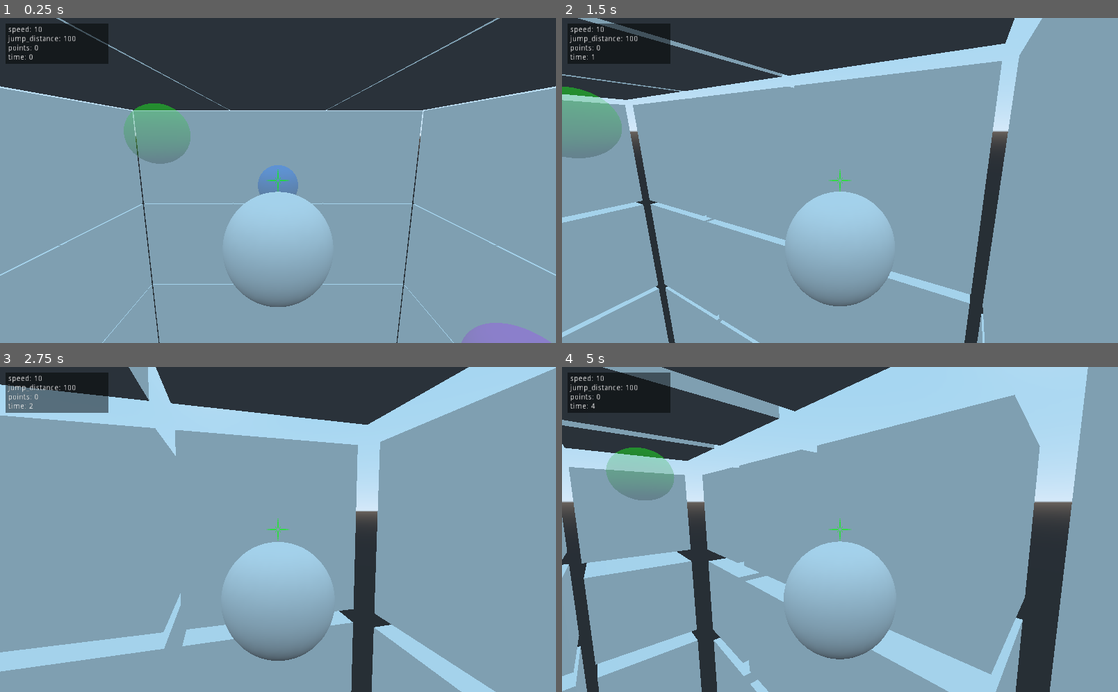
Above: before the commit, frames 1-4 (two rows, left to right).
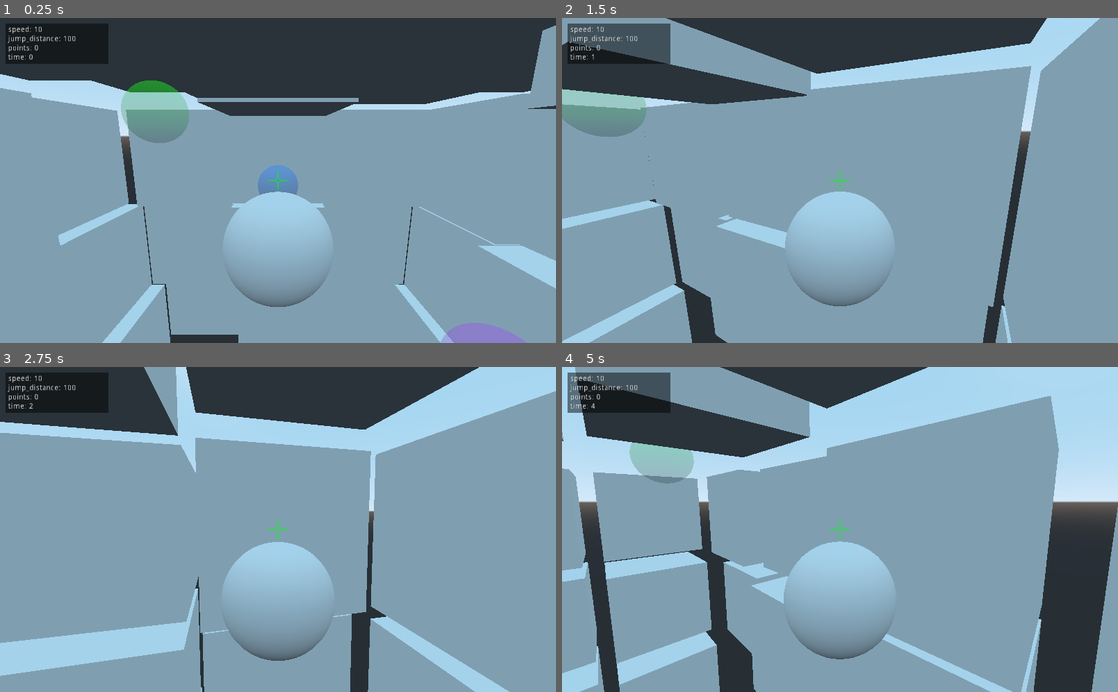
Above: after the commit, the same moments.

Repository: winston-yallow/leaps_and_bounds
Game: Godot game, scene res://levels/00_TestLevel.tscn
Two runs of this game, one before a commit and one after it. Both use one fixed random seed, a clock stepped at 60 frames per second and the inputs below.
Inputs (mouse positions are in pixels of both pictures, inside the frame that each line leads up to):
- Up to frame 1 (0.25 s): no input
- Up to frame 2 (1.5 s): move the mouse to (867, 180) at 0.52 s; click (867, 180) at 0.77 s; move the mouse to (812, 180) at 1.27 s
- Up to frame 3 (2.75 s): click (250, 529) at 1.52 s; move the mouse to (289, 523) at 2.02 s
- Up to frame 4 (5 s): move the mouse to (834, 536) at 2.77 s; click (834, 536) at 3.02 s; move the mouse to (878, 532) at 3.52 s; click (878, 532) at 3.77 s; move the mouse to (795, 526) at 4.27 s; click (795, 526) at 4.52 s

The runs differ from the first frame. In frame 1, 8.8% of the frame differs, in the area x 0-100%, y 0-100%; in frame 2, 17%; in frame 3, 13%; in frame 4, 30%.

Commit message:
Randomize cube positions

Diff:
--- a/game/levels/00_TestLevel.tscn
+++ b/game/levels/00_TestLevel.tscn
@@ -14,85 +14,85 @@
 [node name="Cubes" type="Spatial" parent="."]
 
 [node name="FloatingCube7" parent="Cubes" instance=ExtResource( 1 )]
-transform = Transform( 1, 0, 0, 0, 1, 0, 0, 0, 1, -2, 4, -2 )
+transform = Transform( 1, 0, 0, 0, 1, 0, 0, 0, 1, -2, 4.34655, -2 )
 
 [node name="IncreaseSpeed" parent="Cubes/FloatingCube7" instance=ExtResource( 3 )]
 transform = Transform( 1, 0, 0, 0, 1, 0, 0, 0, 1, 0, -1.5, 0 )
 
 [node name="FloatingCube6" parent="Cubes" instance=ExtResource( 1 )]
-transform = Transform( 1, 0, 0, 0, 1, 0, 0, 0, 1, 0, 4, -2 )
+transform = Transform( 1, 0, 0, 0, 1, 0, 0, 0, 1, 0, 3.88523, -2 )
 
 [node name="FloatingCube5" parent="Cubes" instance=ExtResource( 1 )]
-transform = Transform( 1, 0, 0, 0, 1, 0, 0, 0, 1, 2, 4, -2 )
+transform = Transform( 1, 0, 0, 0, 1, 0, 0, 0, 1, 2, 4.11178, -2 )
 
 [node name="FloatingCube15" parent="Cubes" instance=ExtResource( 1 )]
-transform = Transform( 1, 0, 0, 0, 1, 0, 0, 0, 1, -2, 4, 0 )
+transform = Transform( 1, 0, 0, 0, 1, 0, 0, 0, 1, -2, 4.13121, 0 )
 
 [node name="FloatingCube14" parent="Cubes" instance=ExtResource( 1 )]
-transform = Transform( 1, 0, 0, 0, 1, 0, 0, 0, 1, 0, 4, 0 )
+transform = Transform( 1, 0, 0, 0, 1, 0, 0, 0, 1, 0, 3.93129, 0 )
 
 [node name="FloatingCube13" parent="Cubes" instance=ExtResource( 1 )]
 transform = Transform( 1, 0, 0, 0, 1, 0, 0, 0, 1, 2, 4, 0 )
 
 [node name="FloatingCube11" parent="Cubes" instance=ExtResource( 1 )]
-transform = Transform( 1, 0, 0, 0, 1, 0, 0, 0, 1, -2, 4, 2 )
+transform = Transform( 1, 0, 0, 0, 1, 0, 0, 0, 1, -2, 4.28126, 2 )
 
 [node name="FloatingCube10" parent="Cubes" instance=ExtResource( 1 )]
-transform = Transform( 1, 0, 0, 0, 1, 0, 0, 0, 1, 0, 4, 2 )
+transform = Transform( 1, 0, 0, 0, 1, 0, 0, 0, 1, 0, 3.86287, 2 )
 
 [node name="FloatingCube9" parent="Cubes" instance=ExtResource( 1 )]
-transform = Transform( 1, 0, 0, 0, 1, 0, 0, 0, 1, 2, 4, 2 )
+transform = Transform( 1, 0, 0, 0, 1, 0, 0, 0, 1, 2, 3.58241, 2 )
 
 [node name="FloatingCube8" parent="Cubes" instance=ExtResource( 1 )]
-transform = Transform( 1, 0, 0, 0, 1, 0, 0, 0, 1, -2, -4, -2 )
+transform = Transform( 1, 0, 0, 0, 1, 0, 0, 0, 1, -2, -4.14197, -2 )
 
 [node name="FloatingCube12" parent="Cubes" instance=ExtResource( 1 )]
 transform = Transform( 1, 0, 0, 0, 1, 0, 0, 0, 1, 0, -4, -2 )
 
 [node name="FloatingCube16" parent="Cubes" instance=ExtResource( 1 )]
-transform = Transform( 1, 0, 0, 0, 1, 0, 0, 0, 1, 2, -4, -2 )
+transform = Transform( 1, 0, 0, 0, 1, 0, 0, 0, 1, 2, -4.22562, -2 )
 
 [node name="FloatingCube17" parent="Cubes" instance=ExtResource( 1 )]
-transform = Transform( 1, 0, 0, 0, 1, 0, 0, 0, 1, -2, -4, 0 )
+transform = Transform( 1, 0, 0, 0, 1, 0, 0, 0, 1, -2, -4.39877, 0 )
 
 [node name="FloatingCube18" parent="Cubes" instance=ExtResource( 1 )]
-transform = Transform( 1, 0, 0, 0, 1, 0, 0, 0, 1, 0, -4, 0 )
+transform = Transform( 1, 0, 0, 0, 1, 0, 0, 0, 1, 0, -4.48877, 0 )
 
 [node name="FloatingCube19" parent="Cubes" instance=ExtResource( 1 )]
 transform = Transform( 1, 0, 0, 0, 1, 0, 0, 0, 1, 2, -4, 0 )
 
 [node name="FloatingCube20" parent="Cubes" instance=ExtResource( 1 )]
-transform = Transform( 1, 0, 0, 0, 1, 0, 0, 0, 1, -2, -4, 2 )
+transform = Transform( 1, 0, 0, 0, 1, 0, 0, 0, 1, -2, -3.69926, 2 )
 
 [node name="FloatingCube21" parent="Cubes" instance=ExtResource( 1 )]
 transform = Transform( 1, 0, 0, 0, 1, 0, 0, 0, 1, 0, -4, 2 )
 
 [node name="FloatingCube22" parent="Cubes" instance=ExtResource( 1 )]
-transform = Transform( 1, 0, 0, 0, 1, 0, 0, 0, 1, 2, -4, 2 )
+transform = Transform( 1, 0, 0, 0, 1, 0, 0, 0, 1, 2, -4.25719, 2 )
 
 [node name="IncreaseSpeed" parent="Cubes/FloatingCube22" instance=ExtResource( 3 )]
 transform = Transform( 1, 0, 0, 0, 1, 0, 0, 0, 1, 0, 1.5, 0 )
 
 [node name="FloatingCube23" parent="Cubes" instance=ExtResource( 1 )]
-transform = Transform( -4.37114e-08, -1, 0, 1, -4.37114e-08, 0, 0, 0, 1, -4, -2, -2 )
+transform = Transform( -4.37114e-08, -1, 0, 1, -4.37114e-08, 0, 0, 0, 1, -3.70007, -2, -2 )
 
 [node name="FloatingCube24" parent="Cubes" instance=ExtResource( 1 )]
 transform = Transform( -4.37114e-08, -1, 0, 1, -4.37114e-08, 0, 0, 0, 1, -4, 0, -2 )
 
 [node name="FloatingCube25" parent="Cubes" instance=ExtResource( 1 )]
-transform = Transform( -4.37114e-08, -1, 0, 1, -4.37114e-08, 0, 0, 0, 1, -4, 2, -2 )
+transform = Transform( -4.37114e-08, -1, 0, 1, -4.37114e-08, 0, 0, 0, 1, -4.30916, 2, -2 )
 
 [node name="FloatingCube26" parent="Cubes" instance=ExtResource( 1 )]
 transform = Transform( -4.37114e-08, -1, 0, 1, -4.37114e-08, 0, 0, 0, 1, -4, -2, 0 )
 
 [node name="FloatingCube27" parent="Cubes" instance=ExtResource( 1 )]
-transform = Transform( -4.37114e-08, -1, 0, 1, -4.37114e-08, 0, 0, 0, 1, -4, 0, 0 )
+transform = Transform( -4.37114e-08, -1, 0, 1, -4.37114e-08, 0, 0, 0, 1, -4.36809, 0, 0 )
 
 [node name="FloatingCube28" parent="Cubes" instance=ExtResource( 1 )]
 transform = Transform( -4.37114e-08, -1, 0, 1, -4.37114e-08, 0, 0, 0, 1, -4, 2, 0 )
 
 [node name="FloatingCube29" parent="Cubes" instance=ExtResource( 1 )]
-transform = Transform( -4.37114e-08, -1, 0, 1, -4.37114e-08, 0, 0, 0, 1, -4, -2, 2 )
+transform = Transform( -4.37114e-08, -1, 0, 1, -4.37114e-08, 0, 0, 0, 1, -4.32552, -2, 2 )
 
 [node name="FloatingCube30" parent="Cubes" instance=ExtResource( 1 )]
 transform = Transform( -4.37114e-08, -1, 0, 1, -4.37114e-08, 0, 0, 0, 1, -4, 0, 2 )
@@ -101,10 +101,10 @@
 transform = Transform( 1, 0, 0, 0, 1, 0, 0, 0, 1, -6.55671e-08, -1.5, 0 )
 
 [node name="FloatingCube31" parent="Cubes" instance=ExtResource( 1 )]
-transform = Transform( -4.37114e-08, -1, 0, 1, -4.37114e-08, 0, 0, 0, 1, -4, 2, 2 )
+transform = Transform( -4.37114e-08, -1, 0, 1, -4.37114e-08, 0, 0, 0, 1, -4.53473, 2, 2 )
 
 [node name="FloatingCube32" parent="Cubes" instance=ExtResource( 1 )]
-transform = Transform( -4.37114e-08, -1, 0, 1, -4.37114e-08, 0, 0, 0, 1, 4, -2, -2 )
+transform = Transform( -4.37114e-08, -1, 0, 1, -4.37114e-08, 0, 0, 0, 1, 3.78178, -2, -2 )
 
 [node name="FloatingCube33" parent="Cubes" instance=ExtResource( 1 )]
 transform = Transform( -4.37114e-08, -1, 0, 1, -4.37114e-08, 0, 0, 0, 1, 4, 0, -2 )
@@ -116,73 +116,73 @@
 transform = Transform( -4.37114e-08, -1, 0, 1, -4.37114e-08, 0, 0, 0, 1, 4, -2, 0 )
 
 [node name="FloatingCube36" parent="Cubes" instance=ExtResource( 1 )]
-transform = Transform( -4.37114e-08, -1, 0, 1, -4.37114e-08, 0, 0, 0, 1, 4, 0, 0 )
+transform = Transform( -4.37114e-08, -1, 0, 1, -4.37114e-08, 0, 0, 0, 1, 3.75098, 0, 0 )
 
 [node name="IncreaseDistance" parent="Cubes/FloatingCube36" instance=ExtResource( 4 )]
 transform = Transform( 1, 0, 0, 0, 1, 0, 0, 0, 1, 6.55671e-08, 1.5, 0 )
 
 [node name="FloatingCube37" parent="Cubes" instance=ExtResource( 1 )]
-transform = Transform( -4.37114e-08, -1, 0, 1, -4.37114e-08, 0, 0, 0, 1, 4, 2, 0 )
+transform = Transform( -4.37114e-08, -1, 0, 1, -4.37114e-08, 0, 0, 0, 1, 4.32722, 2, 0 )
 
 [node name="FloatingCube38" parent="Cubes" instance=ExtResource( 1 )]
-transform = Transform( -4.37114e-08, -1, 0, 1, -4.37114e-08, 0, 0, 0, 1, 4, -2, 2 )
+transform = Transform( -4.37114e-08, -1, 0, 1, -4.37114e-08, 0, 0, 0, 1, 4.10085, -2, 2 )
 
 [node name="FloatingCube39" parent="Cubes" instance=ExtResource( 1 )]
-transform = Transform( -4.37114e-08, -1, 0, 1, -4.37114e-08, 0, 0, 0, 1, 4, 0, 2 )
+transform = Transform( -4.37114e-08, -1, 0, 1, -4.37114e-08, 0, 0, 0, 1, 3.62965, 0, 2 )
 
 [node name="FloatingCube40" parent="Cubes" instance=ExtResource( 1 )]
-transform = Transform( -4.37114e-08, -1, 0, 1, -4.37114e-08, 0, 0, 0, 1, 4, 2, 2 )
+transform = Transform( -4.37114e-08, -1, 0, 1, -4.37114e-08, 0, 0, 0, 1, 4.14321, 2, 2 )
 
 [node name="FloatingCube41" parent="Cubes" instance=ExtResource( 1 )]
-transform = Transform( 1.91069e-15, 4.37114e-08, -1, 1, -4.37114e-08, 0, -4.37114e-08, -1, -4.37114e-08, 2, -2, -4 )
+transform = Transform( 1.91069e-15, 4.37114e-08, -1, 1, -4.37114e-08, 0, -4.37114e-08, -1, -4.37114e-08, 2, -2, -4.16431 )
 
 [node name="FloatingCube42" parent="Cubes" instance=ExtResource( 1 )]
 transform = Transform( 1.91069e-15, 4.37114e-08, -1, 1, -4.37114e-08, 0, -4.37114e-08, -1, -4.37114e-08, 2, 0, -4 )
 
 [node name="FloatingCube43" parent="Cubes" instance=ExtResource( 1 )]
-transform = Transform( 1.91069e-15, 4.37114e-08, -1, 1, -4.37114e-08, 0, -4.37114e-08, -1, -4.37114e-08, 2, 2, -4 )
+transform = Transform( 1.91069e-15, 4.37114e-08, -1, 1, -4.37114e-08, 0, -4.37114e-08, -1, -4.37114e-08, 2, 2, -3.71619 )
 
 [node name="FloatingCube44" parent="Cubes" instance=ExtResource( 1 )]
 transform = Transform( 1.91069e-15, 4.37114e-08, -1, 1, -4.37114e-08, 0, -4.37114e-08, -1, -4.37114e-08, 1.19209e-07, -2, -4 )
 
 [node name="FloatingCube45" parent="Cubes" instance=ExtResource( 1 )]
-transform = Transform( 1.91069e-15, 4.37114e-08, -1, 1, -4.37114e-08, 0, -4.37114e-08, -1, -4.37114e-08, 1.19209e-07, 0, -4 )
+transform = Transform( 1.91069e-15, 4.37114e-08, -1, 1, -4.37114e-08, 0, -4.37114e-08, -1, -4.37114e-08, 1.19209e-07, 0, -3.7475 )
 
 [node name="FloatingCube46" parent="Cubes" instance=ExtResource( 1 )]
 transform = Transform( 1.91069e-15, 4.37114e-08, -1, 1, -4.37114e-08, 0, -4.37114e-08, -1, -4.37114e-08, 1.19209e-07, 2, -4 )
 
 [node name="FloatingCube47" parent="Cubes" instance=ExtResource( 1 )]
-transform = Transform( 1.91069e-15, 4.37114e-08, -1, 1, -4.37114e-08, 0, -4.37114e-08, -1, -4.37114e-08, -2, -2, -4 )
+transform = Transform( 1.91069e-15, 4.37114e-08, -1, 1, -4.37114e-08, 0, -4.37114e-08, -1, -4.37114e-08, -2, -2, -4.58708 )
 
 [node name="FloatingCube48" parent="Cubes" instance=ExtResource( 1 )]
 transform = Transform( 1.91069e-15, 4.37114e-08, -1, 1, -4.37114e-08, 0, -4.37114e-08, -1, -4.37114e-08, -2, 0, -4 )
 
 [node name="FloatingCube49" parent="Cubes" instance=ExtResource( 1 )]
-transform = Transform( 1.91069e-15, 4.37114e-08, -1, 1, -4.37114e-08, 0, -4.37114e-08, -1, -4.37114e-08, -2, 2, -4 )
+transform = Transform( 1.91069e-15, 4.37114e-08, -1, 1, -4.37114e-08, 0, -4.37114e-08, -1, -4.37114e-08, -2, 2, -3.75889 )
 
 [node name="FloatingCube50" parent="Cubes" instance=ExtResource( 1 )]
-transform = Transform( 1.91069e-15, 4.37114e-08, -1, 1, -4.37114e-08, 0, -4.37114e-08, -1, -4.37114e-08, 2, -2, 4 )
+transform = Transform( 1.91069e-15, 4.37114e-08, -1, 1, -4.37114e-08, 0, -4.37114e-08, -1, -4.37114e-08, 2, -2, 4.25352 )
 
 [node name="FloatingCube51" parent="Cubes" instance=ExtResource( 1 )]
-transform = Transform( 1.91069e-15, 4.37114e-08, -1, 1, -4.37114e-08, 0, -4.37114e-08, -1, -4.37114e-08, 2, 0, 4 )
+transform = Transform( 1.91069e-15, 4.37114e-08, -1, 1, -4.37114e-08, 0, -4.37114e-08, -1, -4.37114e-08, 2, 0, 4.07119 )
 
 [node name="FloatingCube52" parent="Cubes" instance=ExtResource( 1 )]
-transform = Transform( 1.91069e-15, 4.37114e-08, -1, 1, -4.37114e-08, 0, -4.37114e-08, -1, -4.37114e-08, 2, 2, 4 )
+transform = Transform( 1.91069e-15, 4.37114e-08, -1, 1, -4.37114e-08, 0, -4.37114e-08, -1, -4.37114e-08, 2, 2, 4.31294 )
 
 [node name="FloatingCube53" parent="Cubes" instance=ExtResource( 1 )]
-transform = Transform( 1.91069e-15, 4.37114e-08, -1, 1, -4.37114e-08, 0, -4.37114e-08, -1, -4.37114e-08, -1.78814e-07, -2, 4 )
+transform = Transform( 1.91069e-15, 4.37114e-08, -1, 1, -4.37114e-08, 0, -4.37114e-08, -1, -4.37114e-08, -1.78814e-07, -2, 4.41968 )
 
 [node name="FloatingCube54" parent="Cubes" instance=ExtResource( 1 )]
-transform = Transform( 1.91069e-15, 4.37114e-08, -1, 1, -4.37114e-08, 0, -4.37114e-08, -1, -4.37114e-08, -1.78814e-07, 0, 4 )
+transform = Transform( 1.91069e-15, 4.37114e-08, -1, 1, -4.37114e-08, 0, -4.37114e-08, -1, -4.37114e-08, -1.78814e-07, 0, 4.24579 )
 
 [node name="FloatingCube55" parent="Cubes" instance=ExtResource( 1 )]
 transform = Transform( 1.91069e-15, 4.37114e-08, -1, 1, -4.37114e-08, 0, -4.37114e-08, -1, -4.37114e-08, -1.78814e-07, 2, 4 )
 
 [node name="FloatingCube56" parent="Cubes" instance=ExtResource( 1 )]
-transform = Transform( 1.91069e-15, 4.37114e-08, -1, 1, -4.37114e-08, 0, -4.37114e-08, -1, -4.37114e-08, -2, -2, 4 )
+transform = Transform( 1.91069e-15, 4.37114e-08, -1, 1, -4.37114e-08, 0, -4.37114e-08, -1, -4.37114e-08, -2, -2, 4.11571 )
 
 [node name="FloatingCube57" parent="Cubes" instance=ExtResource( 1 )]
 transform = Transform( 1.91069e-15, 4.37114e-08, -1, 1, -4.37114e-08, 0, -4.37114e-08, -1, -4.37114e-08, -2, 0, 4 )
 
 [node name="FloatingCube58" parent="Cubes" instance=ExtResource( 1 )]
-transform = Transform( 1.91069e-15, 4.37114e-08, -1, 1, -4.37114e-08, 0, -4.37114e-08, -1, -4.37114e-08, -2, 2, 4 )
+transform = Transform( 1.91069e-15, 4.37114e-08, -1, 1, -4.37114e-08, 0, -4.37114e-08, -1, -4.37114e-08, -2, 2, 3.65425 )
